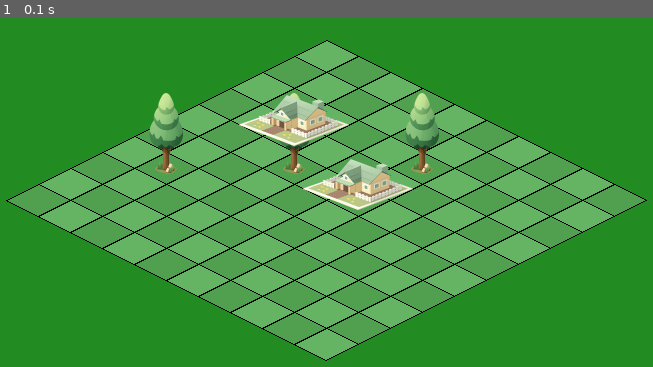
Above: before the commit, frame 1.
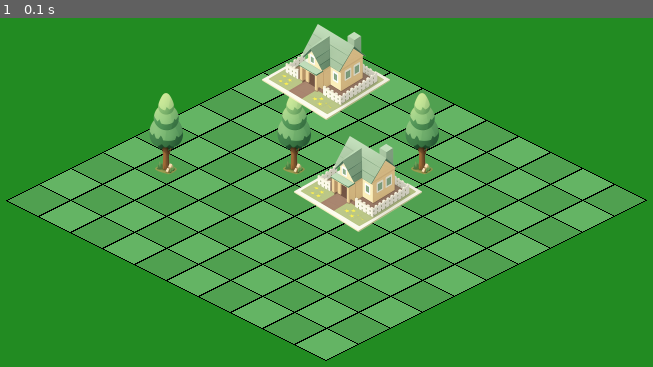
Above: after the commit, the same moment.

Repository: tdimnet/learn-pygame-by-doing
Game: pygame game, started from v2/app.py
The game is run twice, just before and just after one commit, with the same random seed, the same clock (stepped at 60 frames per second) and the same inputs.
Inputs:
- Up to frame 1 (0.1 s): no input

The runs differ from the first frame. In frame 1, 6.0% of the frame differs, in the area x 36-65%, y 1-62%.

Commit message:
Once again, GPT is now very good when positionning stuff

Diff:
--- a/v2/app.py
+++ b/v2/app.py
@@ -100,6 +100,20 @@
     surface.blit(sprite, sprite_rect)
 
 
+def load_sprite_trim_largest_component(path: str) -> pygame.Surface:
+    surf = pygame.image.load(path).convert_alpha()
+
+    mask = pygame.mask.from_surface(surf)
+    rects = mask.get_bounding_rects()  # bounding rects des composants connectés
+
+    if not rects:
+        return surf
+
+    # On garde le plus gros composant (maison + base). Les étoiles sont de petits composants.
+    r = max(rects, key=lambda rc: rc.width * rc.height)
+    return surf.subsurface(r).copy()
+
+
 def main():
     pygame.init()
     screen = pygame.display.set_mode((SCREEN_WIDTH, SCREEN_HEIGHT))
@@ -116,7 +130,7 @@
     tree_sprite = pygame.image.load("./assets/tree.png").convert_alpha()
     tree_sprite = pygame.transform.smoothscale(tree_sprite, (64, 128))
 
-    house_sprite = pygame.image.load("./assets/house.png").convert_alpha()
+    house_sprite = load_sprite_trim_largest_component("./assets/house.png")
     house_sprite = pygame.transform.smoothscale(house_sprite, (128, 96))
 
 
@@ -132,7 +146,7 @@
     ]
 
     houses = [
-        (3, 4),
+        (2, 2),
         (6, 5)
     ]
 
